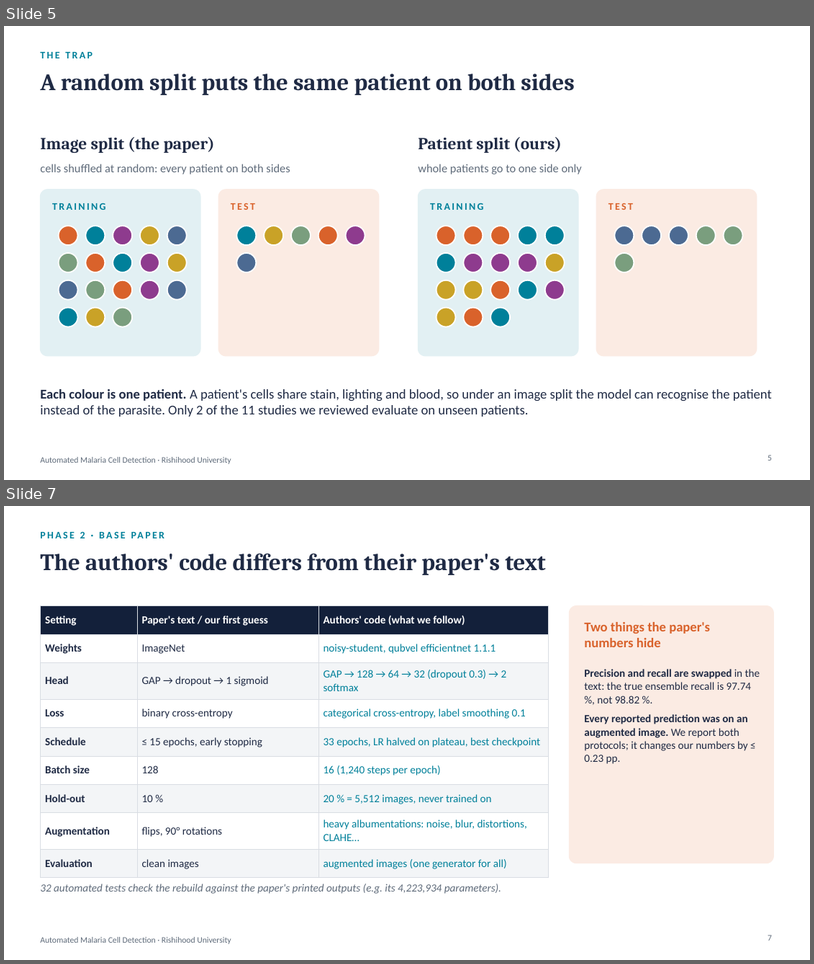
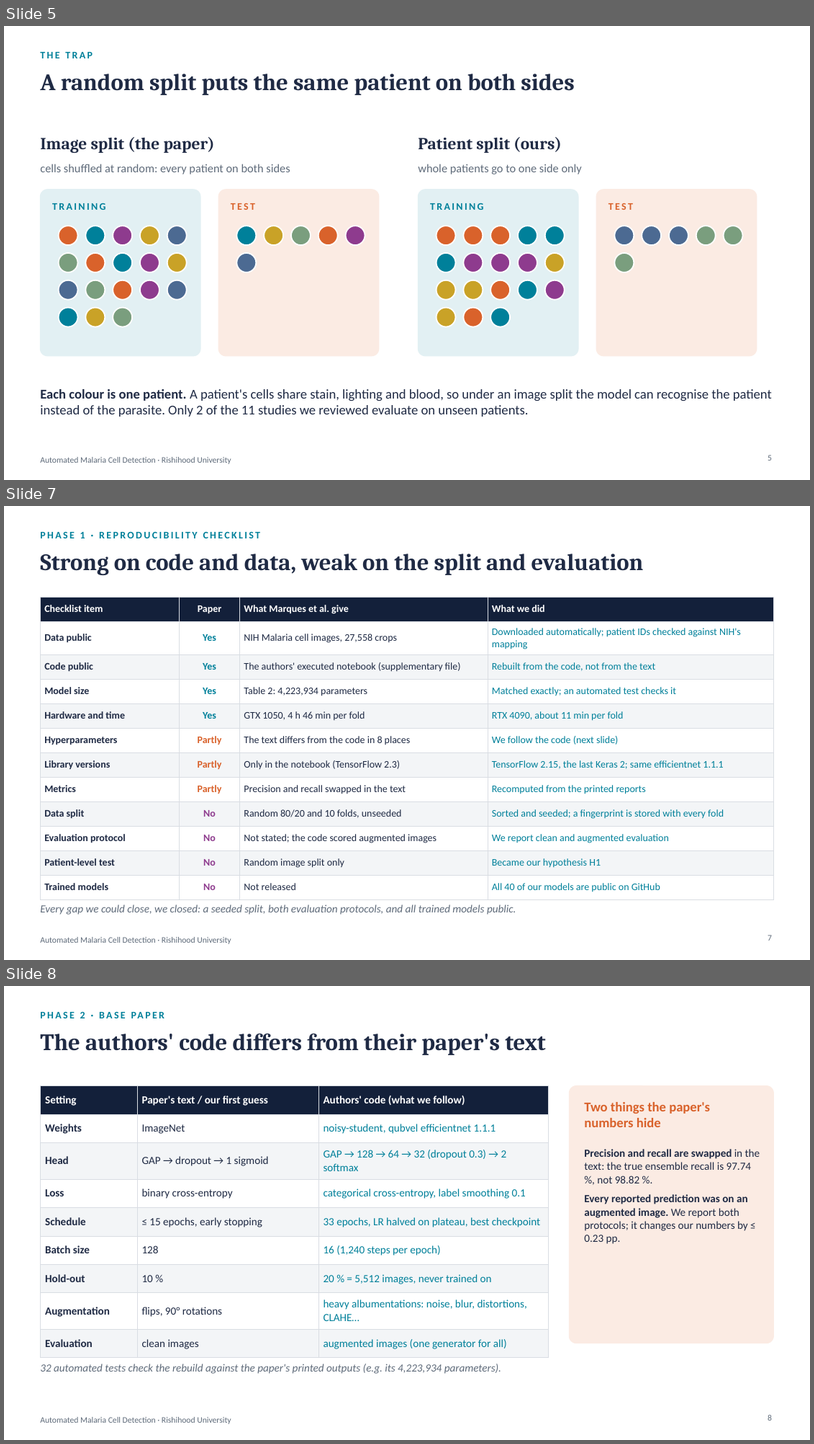
Before and after one commit to amathziah/malaria-detection, a slide deck: slides/Malaria_Phase3_Final.pptx. Shown one above the other, each under a label of ours: slides 5 and 7 before the commit, slides 5, 7 and 8 after it; the slides between them are not shown. The pictures are 814x964 and 814x1444 pixels, drawn with LibreOffice and Linux fonts; fonts in the diff are those of the drawing. Boxes give left, top, right and bottom in pixels: in the first picture for what was removed or moved away, otherwise in the second. Text is boxed around its words. In the diff, an @@ line names an element or a change of style, - is before the commit and + after.

Commit message:
Deck: reproducibility checklist, every metric, and why our predictions were wrong (27 slides)
New slides: the base paper's reproducibility checklist (7), every metric for A0-A3 including recall and ROC-AUC (17),
and predictions vs outcomes for H1 and H2 (21). The error slide is labelled as the failure analysis and the recall
slide as a screening view with no clinical claim.

```diff
--- a/slides/Malaria_Phase3_Final.pptx
+++ b/slides/Malaria_Phase3_Final.pptx
@@ slide 7 added at (4,506,810,960), background #FFFFFF; not listed: 1 template element that a slide beside it also shows @@
@@ text added at (40,531,261,538), 12 pt, text #00809A, bold @@
+PHASE 1 · REPRODUCIBILITY CHECKLIST
@@ title added at (40,554,644,575), 28 pt, text #1F2A44, bold @@
+Strong on code and data, weak on the split and evaluation
@@ table added at (40,597,774,895), 12 rows, 4 columns @@
+Checklist item | Paper | What Marques et al. give | What we did
+Data public | Yes | NIH Malaria cell images, 27,558 crops | Downloaded automatically; patient IDs checked against NIH's mapping
+Code public | Yes | The authors' executed notebook (supplementary file) | Rebuilt from the code, not from the text
+Model size | Yes | Table 2: 4,223,934 parameters | Matched exactly; an automated test checks it
+Hardware and time | Yes | GTX 1050, 4 h 46 min per fold | RTX 4090, about 11 min per fold
+Hyperparameters | Partly | The text differs from the code in 8 places | We follow the code (next slide)
+Library versions | Partly | Only in the notebook (TensorFlow 2.3) | TensorFlow 2.15, the last Keras 2; same efficientnet 1.1.1
+Metrics | Partly | Precision and recall swapped in the text | Recomputed from the printed reports
+Data split | No | Random 80/20 and 10 folds, unseeded | Sorted and seeded; a fingerprint is stored with every fold
+Evaluation protocol | No | Not stated; the code scored augmented images | We report clean and augmented evaluation
+Patient-level test | No | Random image split only | Became our hypothesis H1
+Trained models | No | Not released | All 40 of our models are public on GitHub
@@ text added at (40,904,516,914), 13 pt, text #5F6B7A, italic @@
+Every gap we could close, we closed: a seeded split, both evaluation protocols, and all trained models public.
@@ page number added at (768,934,772,940), 10 pt, text #5F6B7A @@
+7
@@ what was slide 7 is now slide 8 @@
@@ page number at (768,1414,772,1420): text changed @@
-7
+8
```
Also in this commit, not shown: 5 slides changed, 2 other slides added, 4 other files.
